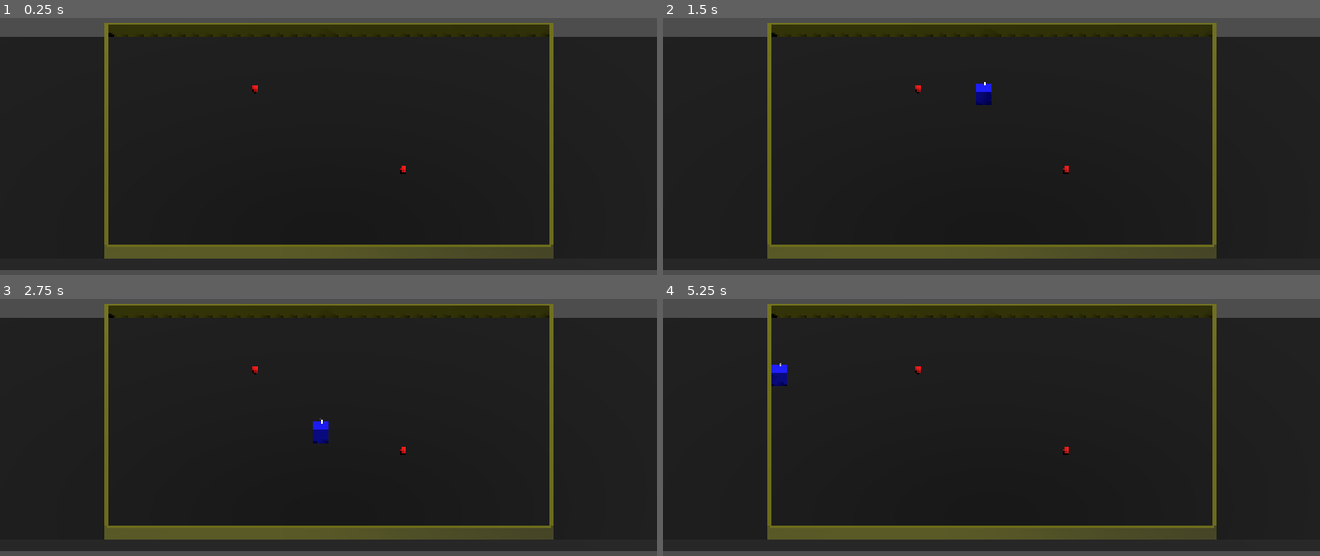
Above: before the commit, frames 1-4 (two rows, left to right).
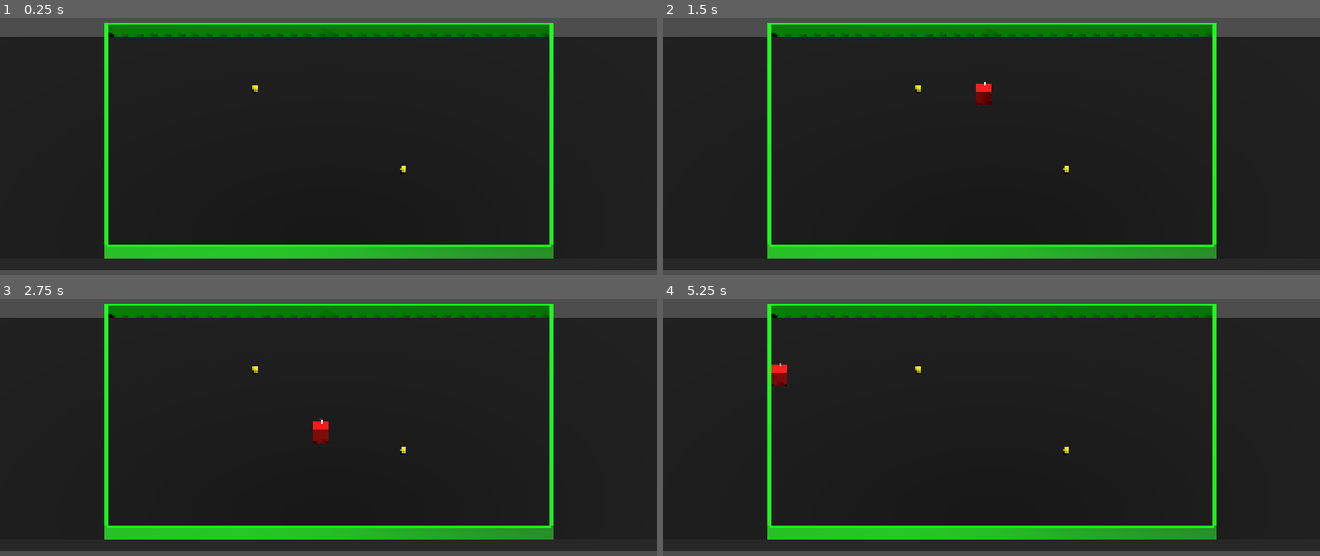
Above: after the commit, the same moments.

Repository: doubledsuarez/FoodBall
Game: Godot game, scene res://game.tscn
Same seed, same stepped clock (60 frames per second), same inputs: the game is played once before the commit and once after it.
Inputs (mouse positions are in pixels of both pictures, inside the frame that each line leads up to):
- Up to frame 1 (0.25 s): no input
- Up to frame 2 (1.5 s): tap Enter (join_red) at 0.5, 1.35 s; move the mouse to (1136, 82) at 0.52 s; hold D (move_right) 0.53-1.28 s; tap Space (join_blue) at 0.6 s; move the mouse to (860, 118) at 1.27 s; hold S (move_back) from 1.28 s (still down)
- Up to frame 3 (2.75 s): move the mouse to (394, 301) at 2.02 s; release S (move_back) at 2.03 s; hold D (move_right) from 2.03 s (still down); click (394, 301) at 2.1 s
- Up to frame 4 (5.25 s): tap Space (join_blue) at 2.75, 2.85, 5.1 s; move the mouse to (958, 455) at 2.77 s; release D (move_right) at 2.78 s; hold W (move_forward) 2.78-3.53 s; move the mouse to (1188, 437) at 3.52 s; hold A (move_left) 3.53-5.03 s; tap Enter (join_red) at 3.6, 5 s; move the mouse to (794, 327) at 4.27 s; click (794, 327) at 4.35 s; move the mouse to (1024, 381) at 5.02 s; hold S (move_back) from 5.03 s (still down)

The runs differ from the first frame. In frame 1, 8.5% of the frame differs, in the area x 15-85%, y 1-94%; in frame 2, 8.7%; in frame 3, 8.7%; in frame 4, 8.7%.

Commit message:
different color per team

Diff:
--- a/entities/food/food.tscn
+++ b/entities/food/food.tscn
@@ -5,7 +5,7 @@
 [sub_resource type="SphereShape3D" id="SphereShape3D_ylt38"]
 
 [sub_resource type="StandardMaterial3D" id="StandardMaterial3D_bw6vg"]
-albedo_color = Color(1, 0, 0, 1)
+albedo_color = Color(1, 1, 0, 1)
 
 [sub_resource type="SphereMesh" id="SphereMesh_bw6vg"]
 
--- a/entities/furniture/wall.tscn
+++ b/entities/furniture/wall.tscn
@@ -4,7 +4,7 @@
 size = Vector3(0.25, 1, 30)
 
 [sub_resource type="StandardMaterial3D" id="StandardMaterial3D_blsx3"]
-albedo_color = Color(0.428891, 0.428891, 2.88785e-07, 1)
+albedo_color = Color(0, 1, 0, 1)
 
 [sub_resource type="BoxMesh" id="BoxMesh_wf60q"]
 size = Vector3(0.25, 1, 30)
--- a/entities/player/player.gd
+++ b/entities/player/player.gd
@@ -65,3 +65,7 @@
 		# an alternative to this is just call PlayerManager.leave(player)
 		# but that only works if you set up the PlayerManager singleton
 		PlayerManager.leave(player)
+
+
+func assignColor(team: String) -> void:
+	$Pivot/TeamColor.assignTeamColor(team)
--- a/entities/player/player.tscn
+++ b/entities/player/player.tscn
@@ -1,11 +1,9 @@
 [gd_scene load_steps=7 format=3 uid="uid://wu14x6pdx8fq"]
 
 [ext_resource type="Script" uid="uid://f5rq7mfe77mn" path="res://entities/player/player.gd" id="1_symyc"]
+[ext_resource type="Script" uid="uid://cqbpu4vebvpg2" path="res://entities/player/team_color.gd" id="2_abrql"]
 
 [sub_resource type="BoxShape3D" id="BoxShape3D_sfv1e"]
-
-[sub_resource type="StandardMaterial3D" id="StandardMaterial3D_symyc"]
-albedo_color = Color(0, 0, 1, 1)
 
 [sub_resource type="BoxMesh" id="BoxMesh_symyc"]
 
@@ -23,10 +21,10 @@
 
 [node name="Pivot" type="Node3D" parent="."]
 
-[node name="MeshInstance3D" type="MeshInstance3D" parent="Pivot"]
-material_override = SubResource("StandardMaterial3D_symyc")
+[node name="TeamColor" type="MeshInstance3D" parent="Pivot"]
 mesh = SubResource("BoxMesh_symyc")
 skeleton = NodePath("")
+script = ExtResource("2_abrql")
 
 [node name="SubViewport" type="SubViewport" parent="."]
 transparent_bg = true
--- /dev/null
+++ b/entities/player/team_color.gd
@@ -0,0 +1,20 @@
+extends MeshInstance3D
+
+var mat = StandardMaterial3D.new()
+
+# Called when the node enters the scene tree for the first time.
+func _ready() -> void:
+	pass
+
+
+# Called every frame. 'delta' is the elapsed time since the previous frame.
+func _process(delta: float) -> void:
+	pass
+
+func assignTeamColor(team: String) -> void:
+	if team == "red":
+		mat.albedo_color = Color(1, 0, 0)
+	elif team == "blue":
+		mat.albedo_color = Color(0, 0, 1)
+
+	self.material_override = mat
--- a/game.gd
+++ b/game.gd
@@ -28,8 +28,11 @@
 
 	if PlayerManager.get_player_data(player, "team") == "red":
 		player_node.position = Vector3(randf_range(-13, -2), 0, randf_range(-13, 13))
+		player_node.assignColor("red")
 	elif PlayerManager.get_player_data(player, "team") == "blue":
 		player_node.position = Vector3(randf_range(2, 13), 0, randf_range(-13, 13))
+		player_node.assignColor("blue")
+
 
 
 func delete_player(player: int):
Not shown, added: entities/player/team_color.gd.uid
